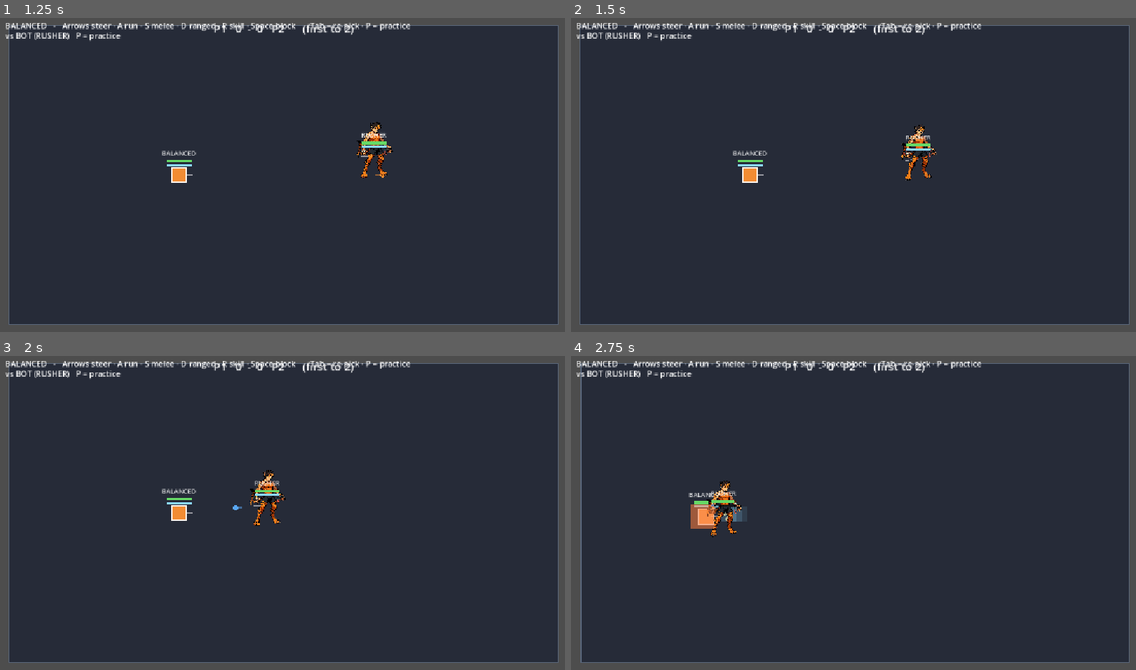
Above: before the commit, frames 1-4 (two rows, left to right).
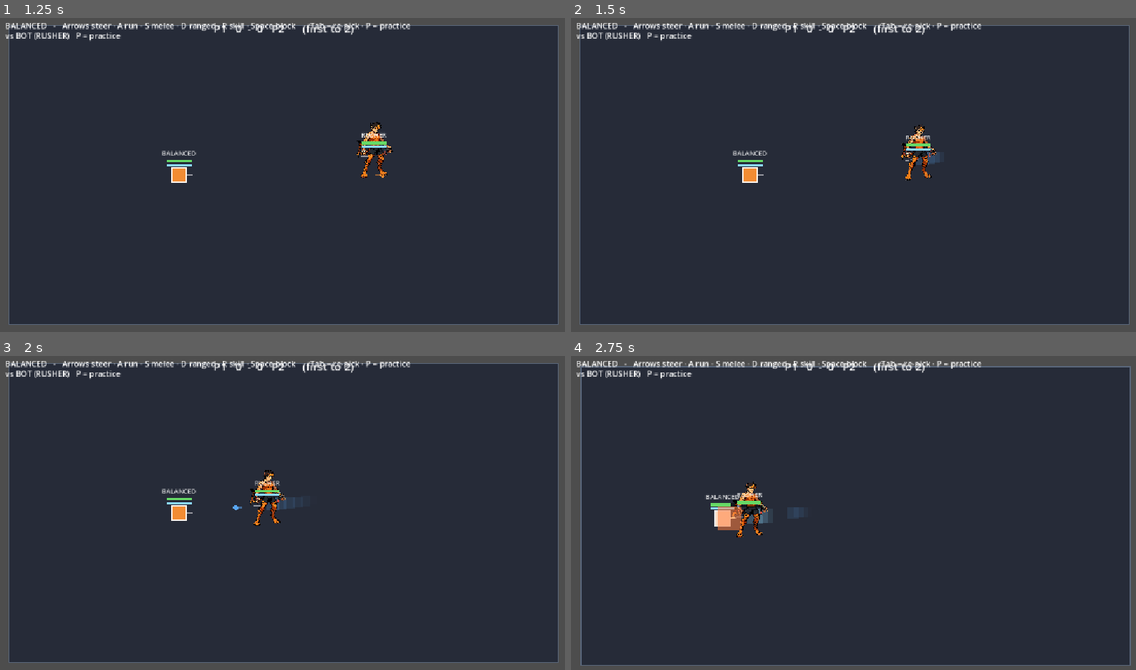
Above: after the commit, the same moments.

Repository: avivuiux/survival-arena
Game: Godot game, scene res://scenes/game.tscn
Same seed, same stepped clock (60 frames per second), same inputs: the game is played once before the commit and once after it.
Inputs:
- Up to frame 1 (1.25 s): tap Enter at 0.5 s; hold D from 0.53 s (still down); tap Shift at 0.6 s; tap Space at 0.77 s
- Up to frame 2 (1.5 s): release D at 1.28 s; hold S from 1.28 s (still down); tap E at 1.35 s
- Up to frame 3 (2 s): keep holding S; tap Space at 1.52 s
- Up to frame 4 (2.75 s): release S at 2.03 s; hold D from 2.03 s (still down); tap Q at 2.1 s

Frame 1 is identical in both runs. In frame 2, less than 0.1% of the frame differs, in the area x 61-66%, y 42-47%; in frame 3, 0.2%; in frame 4, 4.1%, in the area x 1-100%, y 2-99%.

Commit message:
Momentum read slice 1 + walk=settle fix + reference/ knowledge docs
- Fighter: velocity-axis body stretch + fading speed trail (function-first
  momentum read, Aviv-validated). Knobs: STRETCH_MAX, TRAIL_*.
- Walk: settle to WALK_SPEED floor (glide down via DRAG) instead of pure
  sustain - trail exposed that walking after a run kept full run speed.
- DESIGN.md: function-first in-game character decision (art PNGs = identity
  reference, not in-game assets; look + tech form deferred).
- reference/: 4 knowledge docs lifted from evaluated external repos (MIT
  attributed): Godot 4.x API delta, combat-feel checklist + bot heuristics,
  scope-creep rubric, find-the-fun decision gate + GRAVEYARD.
- HANDOFF/GLOSSARY updated (gestalt retest locked, repo evaluation logged).

Co-Authored-By: Claude Opus 4.8 (1M context) <noreply@anthropic.com>

Diff:
--- a/entities/fighter/fighter.gd
+++ b/entities/fighter/fighter.gd
@@ -44,6 +44,11 @@
 const SHOCK_KNOCKBACK := 620.0
 const SHOCK_DAMAGE := 8
 const RANGED_COOLDOWN := 0.45    # long-range aimed attack (every fighter has it)
+# --- Momentum read (procedural, greybox - DESIGN.md function-first) ---
+const TRAIL_INTERVAL := 0.035    # seconds between afterimage samples
+const TRAIL_LIFE := 0.28         # afterimage fade time
+const TRAIL_MIN_SPEED := 190.0   # trail only above this speed (walk floor stays clean)
+const STRETCH_MAX := 0.16        # body stretch along velocity at top speed (16%)
 const BLOCK_DMG_MULT := 0.25     # damage taken while blocking a frontal hit
 const BLOCK_KNOCK_MULT := 0.3
 const PARRY_WINDOW := 0.18        # block just started = perfect parry (full negate)
@@ -105,6 +110,8 @@
 var _bot_dodge_cd := 0.0        # bot: cooldown between dodges
 var _boost_t := 0.0             # time held on the booster - drives the movement envelope
 var _boosting_prev := false     # was boosting last frame (for continuity-seeding on boost start)
+var _trail: Array = []          # momentum afterimages: {pos, life}
+var _trail_timer := 0.0
 var debug_draw := false         # F3: draw the live velocity vector on this fighter
 var _hitbox: Area2D
 var _hurtbox: Area2D
@@ -157,6 +164,15 @@
 		_bot_retreat -= delta
 	if _bot_dodge_cd > 0.0:
 		_bot_dodge_cd -= delta
+	# Momentum trail: fade existing afterimages (even after KO), sample new ones at speed.
+	if not _trail.is_empty():
+		for t in _trail:
+			t["life"] -= delta
+		_trail = _trail.filter(func(t): return t["life"] > 0.0)
+	_trail_timer -= delta
+	if active and _trail_timer <= 0.0 and _move_vel.length() > TRAIL_MIN_SPEED:
+		_trail.append({"pos": position, "life": TRAIL_LIFE})
+		_trail_timer = TRAIL_INTERVAL
 
 	# Knockback always applies (so a KO'd fighter still slides) - paused while dashing.
 	if not _dashing:
@@ -268,14 +284,18 @@
 				_boost_t = 0.0                               # not boosting - envelope resets
 				var cur := _move_vel.length()
 				if not _attacking and in_dir != Vector2.ZERO:
-					# WALK = SUSTAIN, never brake: hold a direction to KEEP your current speed
-					# ("runs in the background" - carry the momentum you glided in with after a run),
-					# or build up to the WALK_SPEED floor if you're slower than it. Never decelerates.
+					# WALK = SETTLE to the walk floor (Aviv 2026-07-02: "speed doesn't return to
+					# walk speed" - pure sustain kept run-speed forever once the trail made it
+					# visible). Above the floor: glide DOWN gently (same DRAG as free glide, ~2s)
+					# so run momentum isn't trampled, it settles. Below: build UP to the floor.
 					var floor_spd := WALK_SPEED
 					if _chill_time > 0.0:
 						floor_spd *= CHILL_SLOW
-					var maintain := maxf(cur, floor_spd)     # sustain current, at least the floor
-					var mag := move_toward(cur, maintain, ACCEL * delta)
+					var mag: float
+					if cur > floor_spd:
+						mag = move_toward(cur, floor_spd, DRAG * delta)
+					else:
+						mag = move_toward(cur, floor_spd, ACCEL * delta)
 					_move_vel = facing * mag                 # direction follows facing (steering bends it)
 				else:
 					# no direction held: glide to a stop via DRAG, following your facing.
@@ -498,9 +518,18 @@
 	_boosting_prev = false
 	_blocking = false
 	_block_time = 0.0
+	_trail.clear()
+	_trail_timer = 0.0
 	active = true
 
 func _draw() -> void:
+	# momentum trail (behind everything): afterimages fade out, read = "I am moving fast"
+	for t in _trail:
+		var ta: float = (t["life"] / TRAIL_LIFE)
+		var lp: Vector2 = t["pos"] - position
+		var ts: float = SIZE * (0.55 + 0.35 * ta)          # older = smaller
+		draw_rect(Rect2(lp - Vector2(ts, ts) / 2.0, Vector2(ts, ts)),
+			Color(body_color.r, body_color.g, body_color.b, ta * 0.20))
 	# facing indicator
 	draw_line(Vector2.ZERO, facing * (SIZE * 0.9), Color(1, 1, 1, 0.5), 2.0)
 	# DEBUG (F3): live velocity vector (yellow) - shows when momentum diverges from facing
@@ -552,9 +581,17 @@
 			col = body_color.lerp(Color(0.50, 0.70, 1.0), 0.55)   # icy = chilled / slowed
 		if not active:
 			col = body_color.darkened(0.5)
+		# Momentum stretch: elongate the body along the velocity axis, scaled by speed.
+		# The square "leans into" its motion - the visual read of the tuned glide/run.
+		var mspd := _move_vel.length()
+		var mk := clampf(mspd / maxf(speed, 1.0), 0.0, 1.15) * STRETCH_MAX
+		if active and mk > 0.01:
+			draw_set_transform(Vector2.ZERO, _move_vel.angle(), Vector2(1.0 + mk, 1.0 - mk * 0.55))
 		var r := Rect2(-Vector2(SIZE, SIZE) / 2.0, Vector2(SIZE, SIZE))
 		draw_rect(r, col)
 		draw_rect(r, Color(1, 1, 1, 0.9), false, 2.0)
+		if active and mk > 0.01:
+			draw_set_transform(Vector2.ZERO, 0.0, Vector2.ONE)
 	# attack telegraph
 	if _attacking:
 		var t := clampf(_attack_time / ATTACK_ACTIVE, 0.0, 1.0)
Not shown, changed: DESIGN.md
Not shown, changed: GLOSSARY.md
Not shown, changed: HANDOFF.md
Not shown, added: reference/COMBAT-FEEL-CHECKLIST.md
Not shown, added: reference/FIND-THE-FUN-DECISIONS.md
Not shown, added: reference/GODOT-4x-API-NOTES.md
Not shown, added: reference/SCOPE-CREEP-RUBRIC.md
